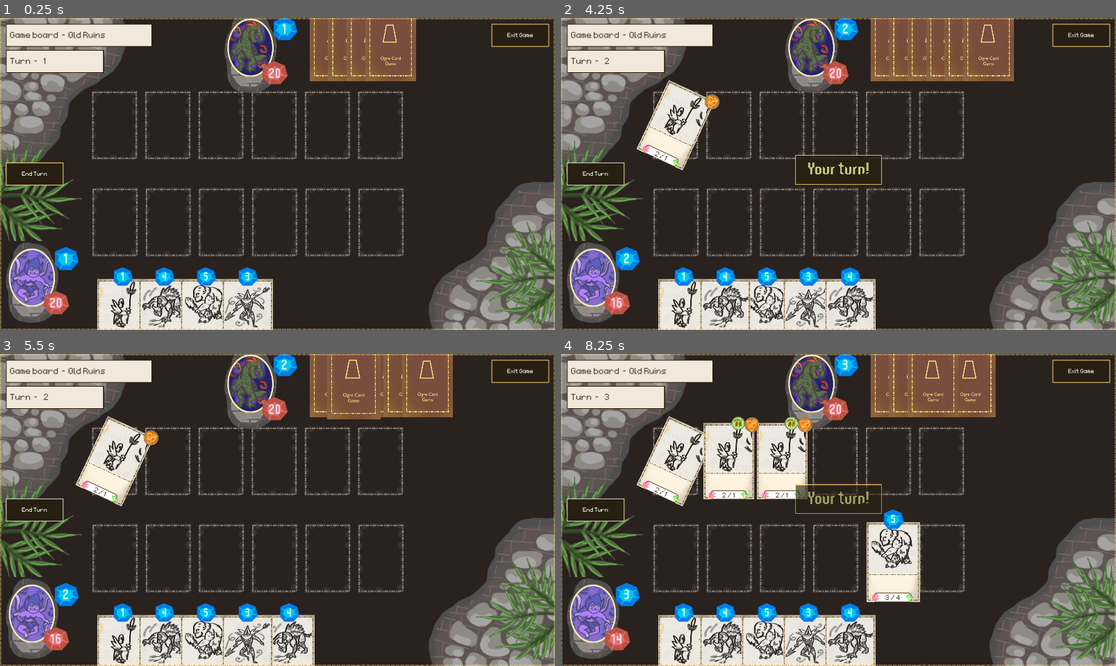
Above: before the commit, frames 1-4 (two rows, left to right).
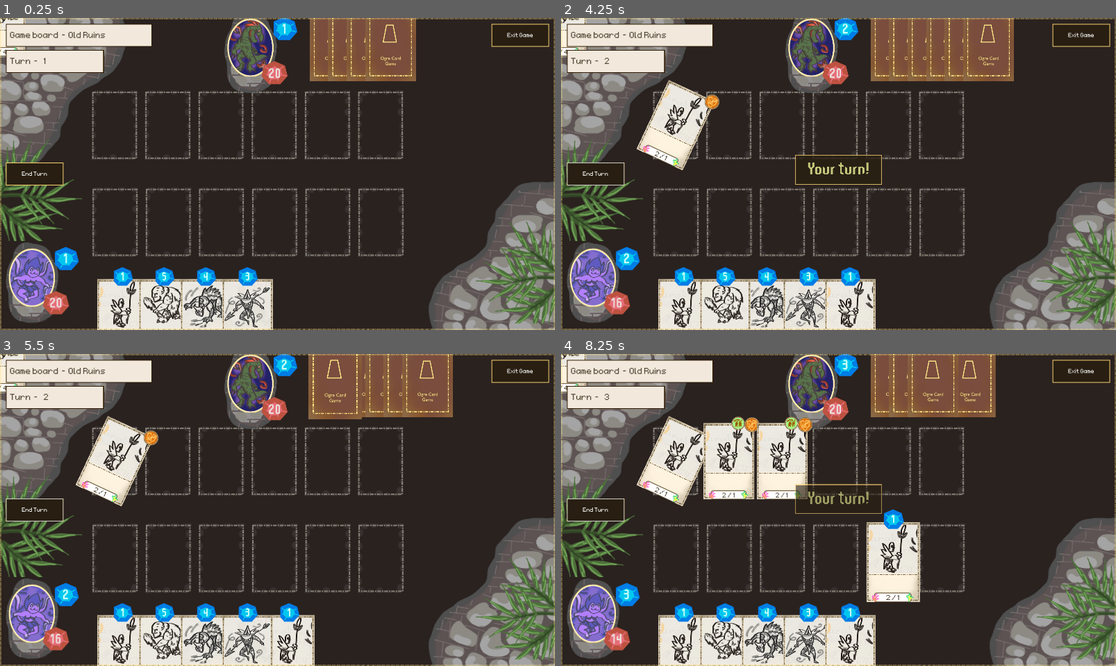
Above: after the commit, the same moments.

Repository: OttoElomaa/Godot-4-Ogre-Card-Game
Game: Godot game, scene res://GameScenes/main.tscn
Two runs of this game, one before a commit and one after it. Both use one fixed random seed, a clock stepped at 60 frames per second and the inputs below.
Inputs (mouse positions are in pixels of both pictures, inside the frame that each line leads up to):
- Up to frame 1 (0.25 s): no input
- Up to frame 2 (4.25 s): click (594, 174) at 0.5 s; click (594, 174) at 1.25 s; click (594, 174) at 2 s; drag from (683, 317) to (816, 49) at 2.77 s; drag from (727, 317) to (816, 49) at 3.52 s
- Up to frame 3 (5.5 s): move the mouse to (205, 653) at 4.27 s; click (205, 653) at 4.42 s; drag from (249, 653) to (333, 378) at 5.02 s
- Up to frame 4 (8.25 s): tap Enter at 5.75 s; drag from (849, 653) to (894, 378) at 5.77 s; drag from (894, 378) to (766, 653) at 6.52 s; move the mouse to (916, 378) at 7.27 s; click (916, 378) at 7.42 s; drag from (894, 653) to (894, 378) at 8.02 s

The runs differ from the first frame. In frame 1, 1.4% of the frame differs, in the area x 0-41%, y 0-100%; in frame 2, 1.9%; in frame 3, 2.3%; in frame 4, 2.5%, in the area x 0-65%, y 0-100%.

Commit message:
Player and enemy now get generated decks and draw the top deck card

Diff:
--- /dev/null
+++ b/GameScenes/card_loader.gd
@@ -0,0 +1,30 @@
+extends Node
+
+
+
+var counter := 0
+
+func createCard(path:String):
+	var cardPacked = load(path)
+	return cardPacked.instantiate()
+
+
+
+func createDesertDeck():
+
+	counter = 0
+	var card:Card = null
+	var cards := []
+
+	for i in range(20):
+		cards.append(createCard("res://Cards/Creatures/Cr-Pikeman.tscn"))
+	for i in range(10):
+		cards.append(createCard("res://Cards/Creatures/Cr-Ogre.tscn"))
+	for i in range(10):
+		cards.append(createCard("res://Cards/Creatures/Cr-RukRaider.tscn"))
+	for i in range(10):
+		cards.append(createCard("res://Cards/Creatures/Cr-MardokHound.tscn"))
+
+	prints("created cards: ", cards)
+	cards.shuffle()
+	return cards
--- a/GameScenes/cards_manager.gd
+++ b/GameScenes/cards_manager.gd
@@ -36,7 +36,7 @@
 func dealPlayerHand():
 	dumbHandDrawCounter = 0
 	for i in range(STARTING_HAND_SIZE):
-		drawCard($PlayerHand)
+		drawCard($PlayerDeck, $PlayerHand)
 		dumbHandDrawCounter += 1
 	updateHandCardsVisuals()
 
@@ -44,7 +44,7 @@
 func dealEnemyHand():
 	dumbHandDrawCounter = 0
 	for i in range(STARTING_HAND_SIZE):
-		var card:Card = drawCard($EnemyHand)
+		var card:Card = drawCard($EnemyDeck, $EnemyHand)
 		dumbHandDrawCounter += 1
 
 		card.toggleEnemyStatus(true)
@@ -54,17 +54,19 @@
 
 
 
-func drawCard(targetHand:Node2D):
-
-	var cardScene = CardOgre.instantiate()
-	if dumbHandDrawCounter < 1:
-		cardScene = CardPikeman.instantiate()
-	else:
-		cardScene = main.loadRandomCard("res://Cards/Creatures/")
-
+func drawCard(sourceDeck:Node,targetHand:Node):
+
+	if sourceDeck.get_child_count() < 1:
+		assert(1==2,"testing launch crash 2")
+		return
+
+	var cardScene = sourceDeck.get_child(0)
 	cardScene.cardsManager = self
-	targetHand.add_child(cardScene)
+
+	cardScene.reparent(targetHand)
+	#assert(1==2,"testing launch crash")
 	return cardScene
+
 
 
 #### OFFSETS, SHOW MANA COSTS, ETC.
@@ -260,13 +262,13 @@
 func startPlayerTurn():
 	main.showPlayerTurnPopup()
 	wakeBoardCards($PlayerBoard)
-	drawCard($PlayerHand)
+	drawCard($PlayerDeck, $PlayerHand)
 	updateHandCardsVisuals()
 
 
 func startEnemyTurn():
 	wakeBoardCards($EnemyBoard)
-	var newCard = drawCard($EnemyHand)
+	var newCard = drawCard($EnemyDeck, $EnemyHand)
 	newCard.toggleEnemyStatus(true)
 	newCard.toggleFrontSide(false)
 	updateHandCardsVisuals()
--- a/GameScenes/main.gd
+++ b/GameScenes/main.gd
@@ -23,13 +23,28 @@
 	$BattleSystem.main = self
 	$BattleSystem.cardsManager = $CardsManager
 
+	var idk = 0
+	var playerDeckCards:Array = $CardLoader.createDesertDeck()
+	for card in playerDeckCards:
+		$CardsManager/PlayerDeck.add_child(card)
+
+	var enemyDeckCards:Array = $CardLoader.createDesertDeck()
+	for card in enemyDeckCards:
+		print("reparent success")
+		$CardsManager/EnemyDeck.add_child(card)
+
+	#await(get_tree().create_timer(0.2))
+
 	$CardsManager.setup()
+
+
+	#### UI STUFF
 	updateUi($BattleSystem.turnCount)
 	$BattleSystem.updateResourceLabels()
 
+	#### SET SLOTS STATUS
 	for slot:CardSlot in $PlayerSlots.get_children():
 		slot.slotType = CardSlotTypes.PLAYER
-
 	for slot:CardSlot in $EnemySlots.get_children():
 		slot.slotType = CardSlotTypes.ENEMY
 
--- a/GameScenes/main.tscn
+++ b/GameScenes/main.tscn
@@ -1,8 +1,9 @@
-[gd_scene load_steps=26 format=3 uid="uid://d0m41055ikape"]
+[gd_scene load_steps=27 format=3 uid="uid://d0m41055ikape"]
 
 [ext_resource type="Script" uid="uid://b3w556kkvbcar" path="res://GameScenes/main.gd" id="1_8jxey"]
 [ext_resource type="Script" uid="uid://d0w7g3qrh1m43" path="res://GameScenes/cards_manager.gd" id="1_n4faa"]
 [ext_resource type="Script" uid="uid://doyn8i1dunq2s" path="res://GameScenes/battle_system.gd" id="2_8jxey"]
+[ext_resource type="Script" uid="uid://x5hp1ama1l5h" path="res://GameScenes/card_loader.gd" id="2_fjy3t"]
 [ext_resource type="Texture2D" uid="uid://bxb5pb37cma0m" path="res://Art/Portraits/portrait-hero-01.png" id="3_8s1e5"]
 [ext_resource type="Texture2D" uid="uid://6b1b3mtorr35" path="res://Art/BoardComponents/UI-border-ninepatchrect-texture.png" id="3_015nr"]
 [ext_resource type="Texture2D" uid="uid://m57jecwha7ix" path="res://Art/Portraits/portrait-adversary-01.png" id="4_bw8dm"]
@@ -119,6 +120,9 @@
 [node name="Main" type="Node2D"]
 script = ExtResource("1_8jxey")
 
+[node name="CardLoader" type="Node" parent="."]
+script = ExtResource("2_fjy3t")
+
 [node name="Portraits" type="Node2D" parent="."]
 
 [node name="PlayerSprite" type="Sprite2D" parent="Portraits"]
Not shown, added: GameScenes/card_loader.gd.uid
